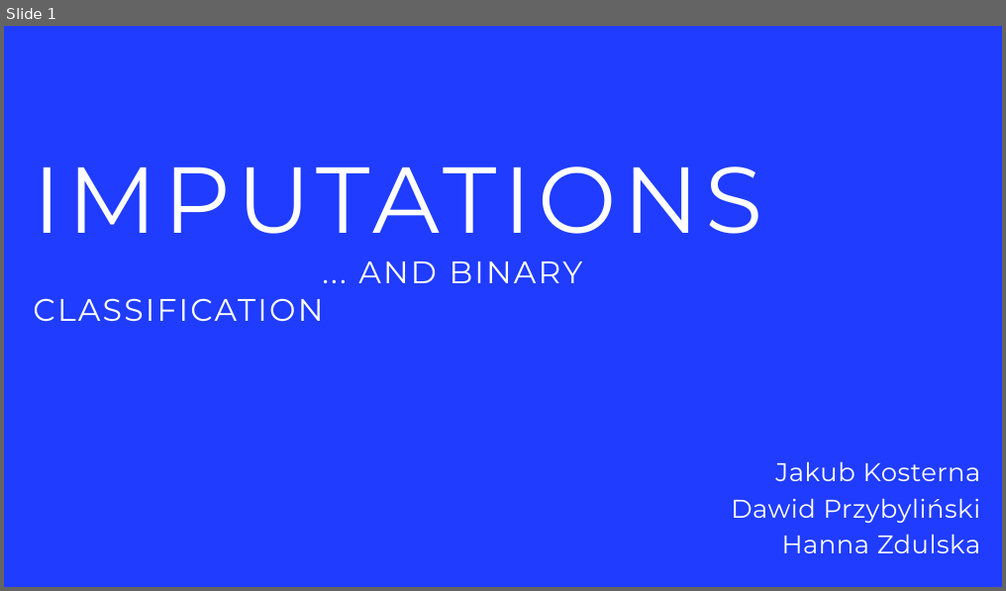
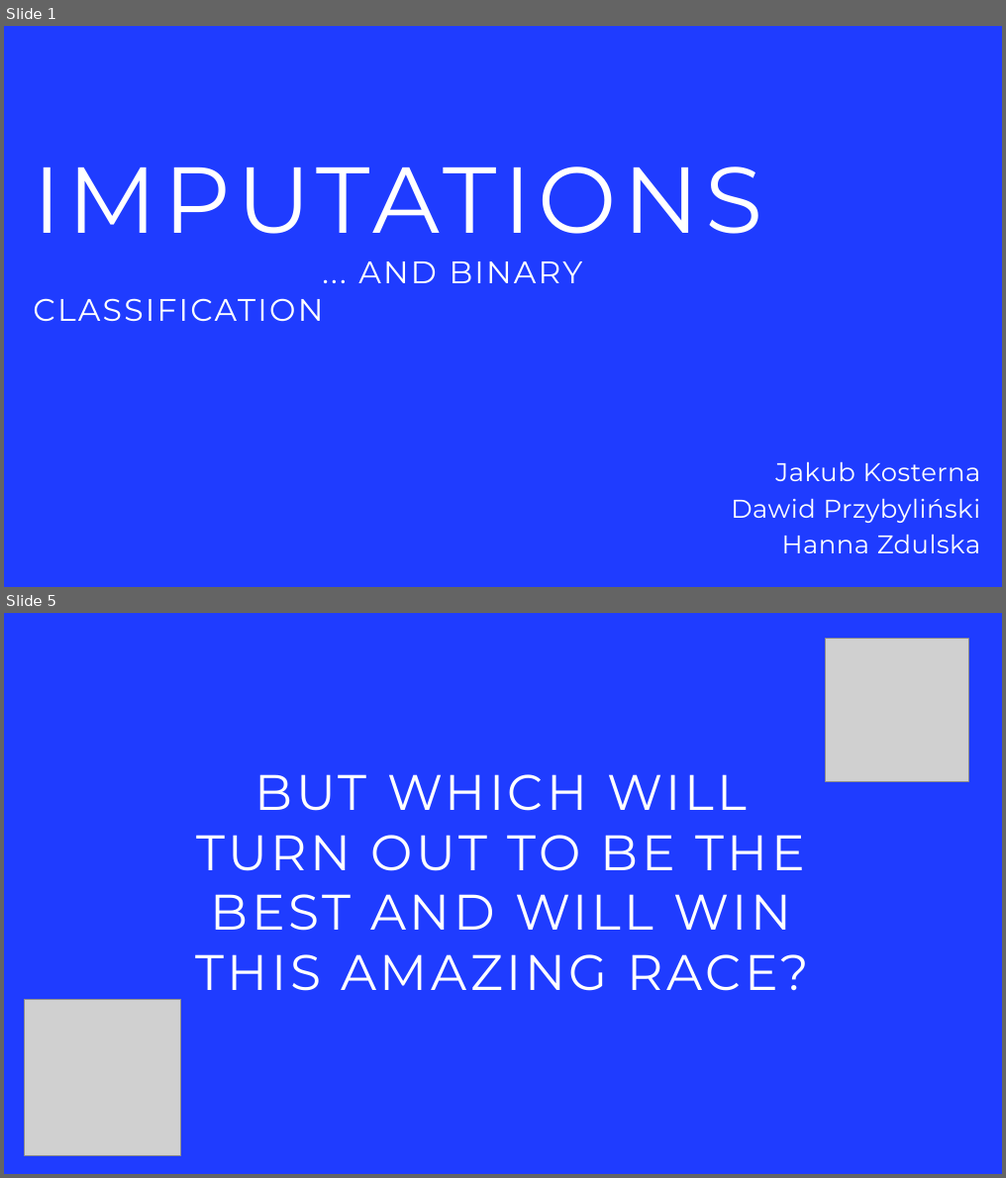
Before and after one commit to Kostee/WB-2020-softImpute-Team, a slide deck: friday_presentation.pptx. Shown one above the other, each under a label of ours: slide 1 before the commit, slides 1 and 5 after it; the slides between them are not shown. The pictures are 1006x591 and 1006x1178 pixels, drawn with LibreOffice and Linux fonts; fonts in the diff are those of the drawing; grey boxes stand for pictures; background and template pictures are left out. Boxes give left, top, right and bottom in pixels: in the first picture for what was removed or moved away, otherwise in the second. Text is boxed around its words. In the diff, an @@ line names an element or a change of style, - is before the commit and + after.

```diff
--- a/friday_presentation.pptx
+++ b/friday_presentation.pptx
@@ slide 5 added at (4,613,1002,1174), background picture (left out) @@
@@ picture added at (826,639,969,782) @@
@@ text added at (196,774,810,991), 72 pt, text #FFFFFF @@
+BUT WHICH WILL TURN OUT TO BE THE BEST AND WILL WIN THIS AMAZING RACE?
@@ picture added at (25,1000,181,1157) @@
```
Also in this commit, not shown: 2 slides changed, 2 other slides added, 4 other files.
